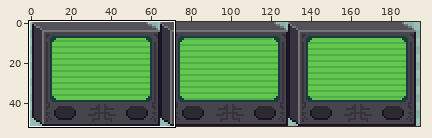
Two states of a sprite sheet, assets/images/sprites/idle-device-Sheet.png. The first picture is a wide view before the edit; the outline marks the close-up.
Close-up. Before:
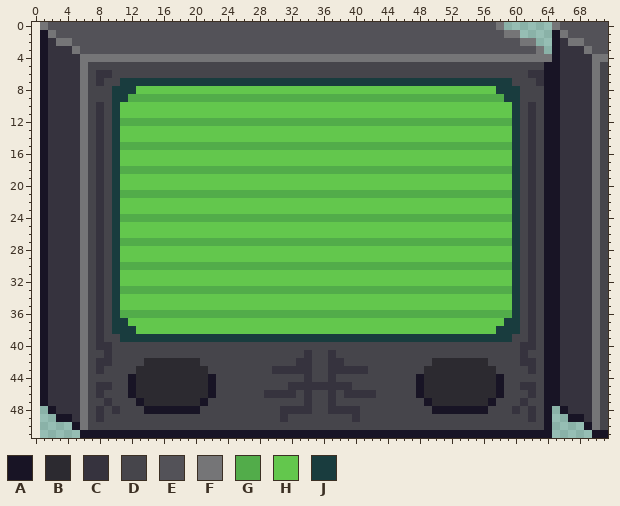
The file is 192x52 pixels. Colours within 5 levels of each other are drawn and written as one. Shown: x 0..71, y 0..51. The old version is drawn lined up with the new one, on the new canvas. The commit also changed other parts of the picture, which this record leaves out.
Palette (. is transparent): A #181425  B #2c2a30  C #36333e  D #46454b  E #535258  F #757577  G #52ac4a  H #63c74d  J #193c3e
Pixels before (only the part around the change), first column x 0:
 0 .FEEEEEEEEEEEEEEEEEEEEEEEEEEEEEEEEEEEEEEEEEEEEEEEEEEEEEEEEF......FEEEEEE
 1 .AFEEEEEEEEEEEEEEEEEEEEEEEEEEEEEEEEEEEEEEEEEEEEEEEEEEEEEEEEFF....AFEEEEE
 2 .ACFFEEEEEEEEEEEEEEEEEEEEEEEEEEEEEEEEEEEEEEEEEEEEEEEEEEEEEEEEFF..ACFFEEE
 3 .ACCCFEEEEEEEEEEEEEEEEEEEEEEEEEEEEEEEEEEEEEEEEEEEEEEEEEEEEEEEEEF.ACCCFEE
 4 .ACCCCFFFFFFFFFFFFFFFFFFFFFFFFFFFFFFFFFFFFFFFFFFFFFFFFFFFFFFFFFFFACCCCFF
 5 .ACCCCFDDDDDDDDDDDDDDDDDDDDDDDDDDDDDDDDDDDDDDDDDDDDDDDDDDDDDDDDDAACCCCFD
 6 .ACCCCFDCCDDDDDDDDDDDDDDDDDDDDDDDDDDDDDDDDDDDDDDDDDDDDDDDDDDDDCCAACCCCFD
 7 .ACCCCFDCDDJJJJJJJJJJJJJJJJJJJJJJJJJJJJJJJJJJJJJJJJJJJJJJJJJDDDCAACCCCFD
 8 .ACCCCFDDDJJJHHHHHHHHHHHHHHHHHHHHHHHHHHHHHHHHHHHHHHHHHHHHHJJJDDDAACCCCFD
 9 .ACCCCFDDDJJGGGGGGGGGGGGGGGGGGGGGGGGGGGGGGGGGGGGGGGGGGGGGGGJJDDDAACCCCFD
10 .ACCCCFDCDJHHHHHHHHHHHHHHHHHHHHHHHHHHHHHHHHHHHHHHHHHHHHHHHHHJDCDAACCCCFD
11 .ACCCCFDCDJHHHHHHHHHHHHHHHHHHHHHHHHHHHHHHHHHHHHHHHHHHHHHHHHHJDCDAACCCCFD
12 .ACCCCFDCDJGGGGGGGGGGGGGGGGGGGGGGGGGGGGGGGGGGGGGGGGGGGGGGGGGJDCDAACCCCFD
13 .ACCCCFDCDJHHHHHHHHHHHHHHHHHHHHHHHHHHHHHHHHHHHHHHHHHHHHHHHHHJDCDAACCCCFD
14 .ACCCCFDCDJHHHHHHHHHHHHHHHHHHHHHHHHHHHHHHHHHHHHHHHHHHHHHHHHHJDCDAACCCCFD
15 .ACCCCFDCDJGGGGGGGGGGGGGGGGGGGGGGGGGGGGGGGGGGGGGGGGGGGGGGGGGJDCDAACCCCFD
16 .ACCCCFDCDJHHHHHHHHHHHHHHHHHHHHHHHHHHHHHHHHHHHHHHHHHHHHHHHHHJDCDAACCCCFD
17 .ACCCCFDCDJHHHHHHHHHHHHHHHHHHHHHHHHHHHHHHHHHHHHHHHHHHHHHHHHHJDCDAACCCCFD
18 .ACCCCFDCDJGGGGGGGGGGGGGGGGGGGGGGGGGGGGGGGGGGGGGGGGGGGGGGGGGJDCDAACCCCFD
19 .ACCCCFDCDJHHHHHHHHHHHHHHHHHHHHHHHHHHHHHHHHHHHHHHHHHHHHHHHHHJDCDAACCCCFD
20 .ACCCCFDCDJHHHHHHHHHHHHHHHHHHHHHHHHHHHHHHHHHHHHHHHHHHHHHHHHHJDCDAACCCCFD
21 .ACCCCFDCDJGGGGGGGGGGGGGGGGGGGGGGGGGGGGGGGGGGGGGGGGGGGGGGGGGJDCDAACCCCFD
22 .ACCCCFDCDJHHHHHHHHHHHHHHHHHHHHHHHHHHHHHHHHHHHHHHHHHHHHHHHHHJDCDAACCCCFD
23 .ACCCCFDCDJHHHHHHHHHHHHHHHHHHHHHHHHHHHHHHHHHHHHHHHHHHHHHHHHHJDCDAACCCCFD
24 .ACCCCFDCDJGGGGGGGGGGGGGGGGGGGGGGGGGGGGGGGGGGGGGGGGGGGGGGGGGJDCDAACCCCFD
25 .ACCCCFDCDJHHHHHHHHHHHHHHHHHHHHHHHHHHHHHHHHHHHHHHHHHHHHHHHHHJDCDAACCCCFD
26 .ACCCCFDCDJHHHHHHHHHHHHHHHHHHHHHHHHHHHHHHHHHHHHHHHHHHHHHHHHHJDCDAACCCCFD
27 .ACCCCFDCDJGGGGGGGGGGGGGGGGGGGGGGGGGGGGGGGGGGGGGGGGGGGGGGGGGJDCDAACCCCFD
28 .ACCCCFDCDJHHHHHHHHHHHHHHHHHHHHHHHHHHHHHHHHHHHHHHHHHHHHHHHHHJDCDAACCCCFD
29 .ACCCCFDCDJHHHHHHHHHHHHHHHHHHHHHHHHHHHHHHHHHHHHHHHHHHHHHHHHHJDCDAACCCCFD
30 .ACCCCFDCDJGGGGGGGGGGGGGGGGGGGGGGGGGGGGGGGGGGGGGGGGGGGGGGGGGJDCDAACCCCFD
31 .ACCCCFDCDJHHHHHHHHHHHHHHHHHHHHHHHHHHHHHHHHHHHHHHHHHHHHHHHHHJDCDAACCCCFD
32 .ACCCCFDCDJHHHHHHHHHHHHHHHHHHHHHHHHHHHHHHHHHHHHHHHHHHHHHHHHHJDCDAACCCCFD
33 .ACCCCFDCDJGGGGGGGGGGGGGGGGGGGGGGGGGGGGGGGGGGGGGGGGGGGGGGGGGJDCDAACCCCFD
34 .ACCCCFDCDJHHHHHHHHHHHHHHHHHHHHHHHHHHHHHHHHHHHHHHHHHHHHHHHHHJDCDAACCCCFD
35 .ACCCCFDCDJHHHHHHHHHHHHHHHHHHHHHHHHHHHHHHHHHHHHHHHHHHHHHHHHHJDCDAACCCCFD
36 .ACCCCFDCDJGGGGGGGGGGGGGGGGGGGGGGGGGGGGGGGGGGGGGGGGGGGGGGGGGJDCDAACCCCFD
37 .ACCCCFDCDJJHHHHHHHHHHHHHHHHHHHHHHHHHHHHHHHHHHHHHHHHHHHHHHHJJDCDAACCCCFD
38 .ACCCCFDCDJJJHHHHHHHHHHHHHHHHHHHHHHHHHHHHHHHHHHHHHHHHHHHHHJJJDCDAACCCCFD
39 .ACCCCFDCDDJJJJJJJJJJJJJJJJJJJJJJJJJJJJJJJJJJJJJJJJJJJJJJJJJDDCDAACCCCFD
40 .ACCCCFDCCDDDDDDDDDDDDDDDDDDDDDDDDDDDDDDDDDDDDDDDDDDDDDDDDDDDCCDAACCCCFD
41 .ACCCCFDDCDDDDDDDDDDDDDDDDDDDDDDDDCDDCDDDDDDDDDDDDDDDDDDDDDDDCDDAACCCCFD
42 .ACCCCFDCCDDDDBBBBBBBDDDDDDDDDDDDCCDDCCDDDDDDDDDDDBBBBBBBDDDDCCDAACCCCFD
43 .ACCCCFDCDDDDBBBBBBBBBDDDDDDDDCCCCCDDCCCCCDDDDDDDBBBBBBBBBDDDDCDAACCCCFD
44 .ACCCCFDDDDDABBBBBBBBBADDDDDDDDDDDCDDCDDDDDDDDDDABBBBBBBBBADDDDDAACCCCFD
45 .ACCCCFDCCDDABBBBBBBBBADDDDDDDDDCCCCCCCCDDDDDDDDABBBBBBBBBADDCCDAACCCCFD
46 .ACCCCFDCDDDABBBBBBBBBADDDDDDCCCCDCDDCDCCCCDDDDDABBBBBBBBBADDDCDAACCCCFD
47 .ACCCCFDDCDDDABBBBBBBADDDDDDDDDDDDCDDCDDDDDDDDDDDABBBBBBBADDDCDDAACCCCFD
48 ..ACCCFDCDCDDDAAAAAAADDDDDDDDDDCCCCDDCCCCDDDDDDDDDAAAAAAADDDCDCDA.ACCCFD
49 ...AACFDCDDDDDDDDDDDDDDDDDDDDDDCDDDDDDDDCDDDDDDDDDDDDDDDDDDDDDCDA..AACFD
50 .....AFDDDDDDDDDDDDDDDDDDDDDDDDDDDDDDDDDDDDDDDDDDDDDDDDDDDDDDDDDA....AFD
51 ......AAAAAAAAAAAAAAAAAAAAAAAAAAAAAAAAAAAAAAAAAAAAAAAAAAAAAAAAAAA.....AA
The same view after the edit:
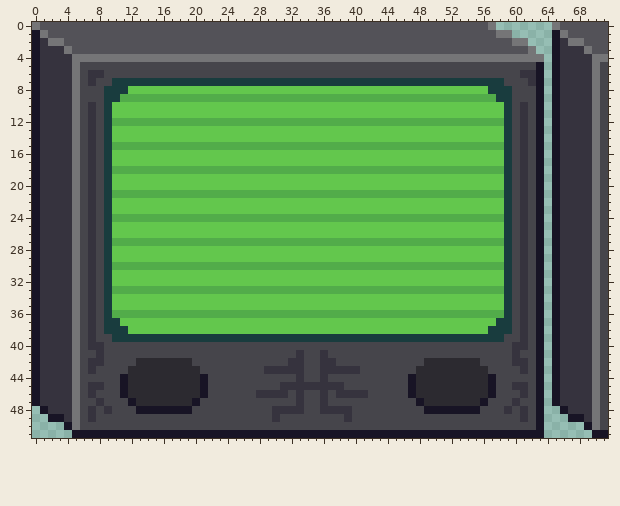
The edit:
canvas 192x52 -> 195x52, the old top-left corner now at 1,0
y 0: x 0..1 .F -> FE; x 57..58 EF -> F.
y 1: x 0..2 .AF -> AFE; x 58 E -> F; x 60 F -> .
y 2: x 0..2 .AC -> ACF; x 4 F -> E; x 60 E -> F; x 62 F -> .
y 3: x 0..1 .A -> AC; x 4..5 CF -> FE; x 62..63 EF -> F.
y 4: x 0..1 .A -> AC; x 5 C -> F; x 64 F -> .
y 5: x 0..1 .A -> AC; x 5..6 CF -> FD; x 63..64 DA -> A.
y 6: x 0..1 .A -> AC; x 5..7 CFD -> FDC; x 9 C -> D; x 61 D -> C; x 63..64 CA -> A.
y 7: x 0..1 .A -> AC; x 5..8 CFDC -> FDCD; x 10 D -> J; x 59 J -> D; x 62..64 DCA -> CA.
y 8: x 0..1 .A -> AC; x 5..6 CF -> FD; x 9 D -> J; x 12 J -> H; x 57 H -> J; x 60 J -> D; x 63..64 DA -> A.
y 9: x 0..1 .A -> AC; x 5..6 CF -> FD; x 9 D -> J; x 11 J -> G; x 58 G -> J; x 60 J -> D; x 63..64 DA -> A.
y 10..11: x 0..1 .A -> AC; x 5..10 CFDCDJ -> FDCDJH; x 59..64 HJDCDA -> JDCDA.
y 12: x 0..1 .A -> AC; x 5..10 CFDCDJ -> FDCDJG; x 59..64 GJDCDA -> JDCDA.
y 13..14: x 0..1 .A -> AC; x 5..10 CFDCDJ -> FDCDJH; x 59..64 HJDCDA -> JDCDA.
y 15: x 0..1 .A -> AC; x 5..10 CFDCDJ -> FDCDJG; x 59..64 GJDCDA -> JDCDA.
y 16..17: x 0..1 .A -> AC; x 5..10 CFDCDJ -> FDCDJH; x 59..64 HJDCDA -> JDCDA.
y 18: x 0..1 .A -> AC; x 5..10 CFDCDJ -> FDCDJG; x 59..64 GJDCDA -> JDCDA.
y 19..20: x 0..1 .A -> AC; x 5..10 CFDCDJ -> FDCDJH; x 59..64 HJDCDA -> JDCDA.
y 21: x 0..1 .A -> AC; x 5..10 CFDCDJ -> FDCDJG; x 59..64 GJDCDA -> JDCDA.
y 22..23: x 0..1 .A -> AC; x 5..10 CFDCDJ -> FDCDJH; x 59..64 HJDCDA -> JDCDA.
y 24: x 0..1 .A -> AC; x 5..10 CFDCDJ -> FDCDJG; x 59..64 GJDCDA -> JDCDA.
y 25..26: x 0..1 .A -> AC; x 5..10 CFDCDJ -> FDCDJH; x 59..64 HJDCDA -> JDCDA.
y 27: x 0..1 .A -> AC; x 5..10 CFDCDJ -> FDCDJG; x 59..64 GJDCDA -> JDCDA.
y 28..29: x 0..1 .A -> AC; x 5..10 CFDCDJ -> FDCDJH; x 59..64 HJDCDA -> JDCDA.
y 30: x 0..1 .A -> AC; x 5..10 CFDCDJ -> FDCDJG; x 59..64 GJDCDA -> JDCDA.
y 31..32: x 0..1 .A -> AC; x 5..10 CFDCDJ -> FDCDJH; x 59..64 HJDCDA -> JDCDA.
y 33: x 0..1 .A -> AC; x 5..10 CFDCDJ -> FDCDJG; x 59..64 GJDCDA -> JDCDA.
y 34..35: x 0..1 .A -> AC; x 5..10 CFDCDJ -> FDCDJH; x 59..64 HJDCDA -> JDCDA.
y 36: x 0..1 .A -> AC; x 5..10 CFDCDJ -> FDCDJG; x 59..64 GJDCDA -> JDCDA.
y 37: x 0..1 .A -> AC; x 5..9 CFDCD -> FDCDJ; x 11 J -> H; x 58 H -> J; x 60..64 JDCDA -> DCDA.
y 38: x 0..1 .A -> AC; x 5..9 CFDCD -> FDCDJ; x 12 J -> H; x 57 H -> J; x 60..64 JDCDA -> DCDA.
y 39: x 0..1 .A -> AC; x 5..8 CFDC -> FDCD; x 10 D -> J; x 59 J -> D; x 61..64 DCDA -> CDA.
y 40: x 0..1 .A -> AC; x 5..7 CFD -> FDC; x 9 C -> D; x 60 D -> C; x 62..64 CDA -> DA.
y 41: x 0..1 .A -> AC; x 5..6 CF -> FD; x 8..9 DC -> CD; x 33..34 DC -> CD; x 36..37 DC -> CD; x 60..61 DC -> CD; x 63..64 DA -> A.
y 42: x 0..1 .A -> AC; x 5..7 CFD -> FDC; x 9 C -> D; x 13 D -> B; x 20 B -> D; x 32 D -> C; x 34 C -> D; x 36 D -> C; x 38 C -> D; x 49 D -> B; x 56 B -> D; x 60 D -> C; x 62..64 CDA -> DA.
y 43: x 0..1 .A -> AC; x 5..8 CFDC -> FDCD; x 12 D -> B; x 21 B -> D; x 29 D -> C; x 34 C -> D; x 36 D -> C; x 41 C -> D; x 48 D -> B; x 57 B -> D; x 61..64 DCDA -> CDA.
y 44: x 0..1 .A -> AC; x 5..6 CF -> FD; x 11..12 DA -> AB; x 21..22 BA -> AD; x 33..34 DC -> CD; x 36..37 DC -> CD; x 47..48 DA -> AB; x 57..58 BA -> AD; x 63..64 DA -> A.
y 45: x 0..1 .A -> AC; x 5..7 CFD -> FDC; x 9 C -> D; x 11..12 DA -> AB; x 21..22 BA -> AD; x 31 D -> C; x 39 C -> D; x 47..48 DA -> AB; x 57..58 BA -> AD; x 60 D -> C; x 62..64 CDA -> DA.
y 46: x 0..1 .A -> AC; x 5..8 CFDC -> FDCD; x 11..12 DA -> AB; x 21..22 BA -> AD; x 28 D -> C; x 32..34 CDC -> DCD; x 36..38 DCD -> CDC; x 42 C -> D; x 47..48 DA -> AB; x 57..58 BA -> AD; x 61..64 DCDA -> CDA.
y 47: x 0..1 .A -> AC; x 5..6 CF -> FD; x 8..9 DC -> CD; x 12..13 DA -> AB; x 20..21 BA -> AD; x 33..34 DC -> CD; x 36..37 DC -> CD; x 48..49 DA -> AB; x 56..57 BA -> AD; x 60..61 DC -> CD; x 63..64 DA -> A.
y 48: x 1..2 .A -> AC; x 5..10 CFDCDC -> FDCDCD; x 13 D -> A; x 20 A -> D; x 30 D -> C; x 34 C -> D; x 36 D -> C; x 40 C -> D; x 49 D -> A; x 56 A -> D; x 59..64 DCDCDA -> CDCDA.
y 49: x 2 . -> A; x 4..8 ACFDC -> CFDCD; x 30..31 DC -> CD; x 39..40 DC -> CD; x 61..64 DCDA -> CDA.
y 50: x 4..6 .AF -> AFD; x 63..64 DA -> A.
y 51: x 5 . -> A; x 64 A -> .
Changed places in both close-ups, as pixel boxes (x1, y1, x2, y2):
changed: (32, 22, 144, 438)
changed: (480, 22, 552, 438)
changed: (256, 350, 432, 422)
changed: (192, 358, 216, 414)
